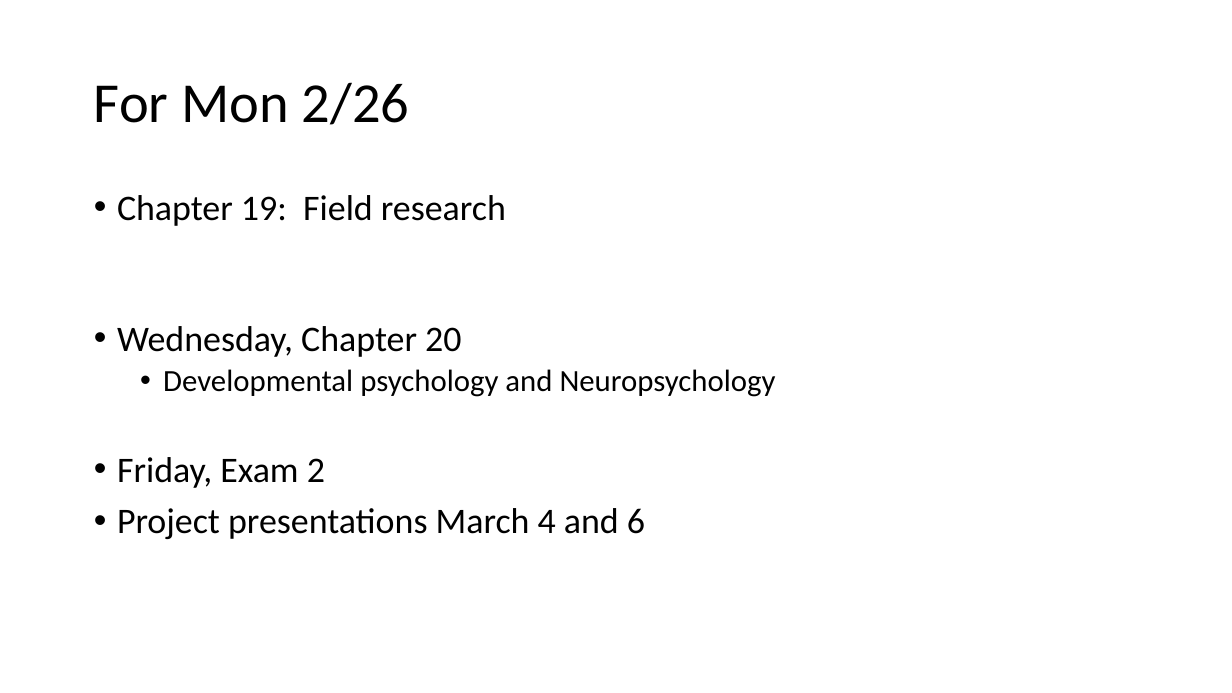
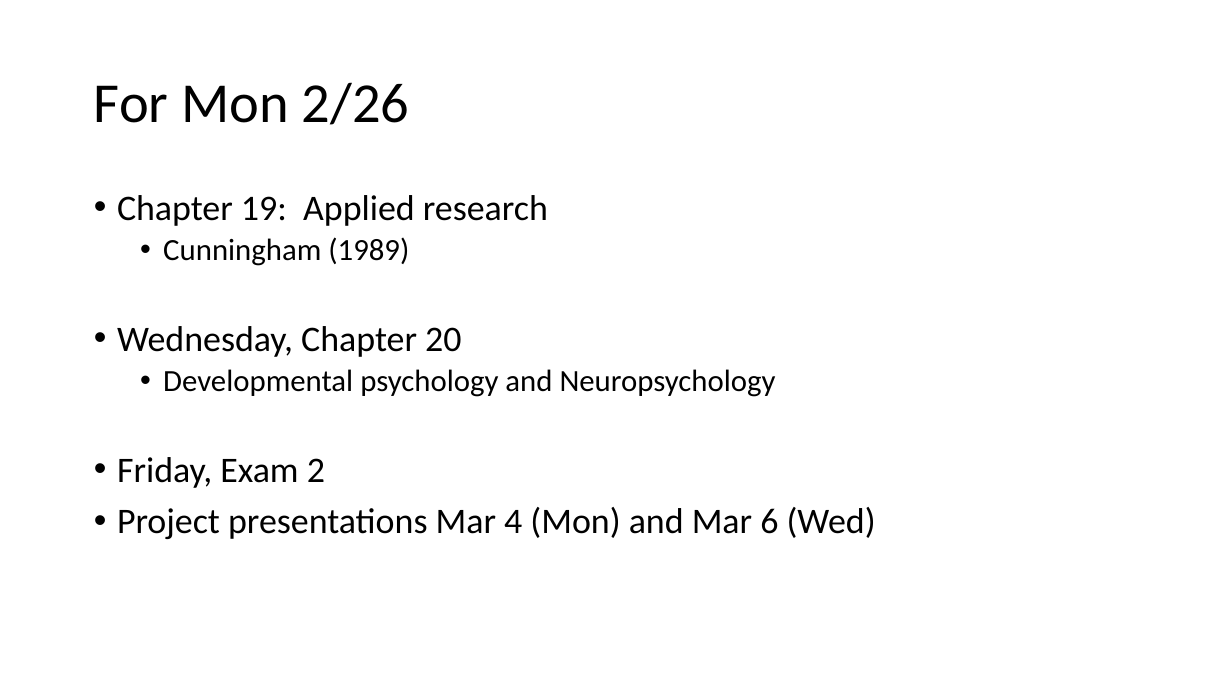
Before and after one commit to preber/Research-Methods, a slide deck: slide 18 of Class Slides 2024/Class 22.pptx (slide 17 before the commit). Drawn at 1232x693 pixels with LibreOffice and Linux fonts; fonts in the diff are those of the drawing. Boxes give left, top, right and bottom in pixels: in the first picture for what was removed or moved away, otherwise in the second. Text is boxed around its words. In the diff, an @@ line names an element or a change of style, - is before the commit and + after.

```diff
--- a/Class Slides 2024/Class 22.pptx
+++ b/Class Slides 2024/Class 22.pptx
@@ text at box(117, 195, 548, 266): text changed @@
-• Chapter 19: Field research
+• Chapter 19: Applied research
+  • Cunningham (1989)
@@ text at box(117, 507, 876, 539): text changed @@
-• Project presentations March 4 and 6
+• Project presentations Mar 4 (Mon) and Mar 6 (Wed)
```
Also in this commit, not shown: 4 other slides changed, 5 slides added, 5 slides removed.
